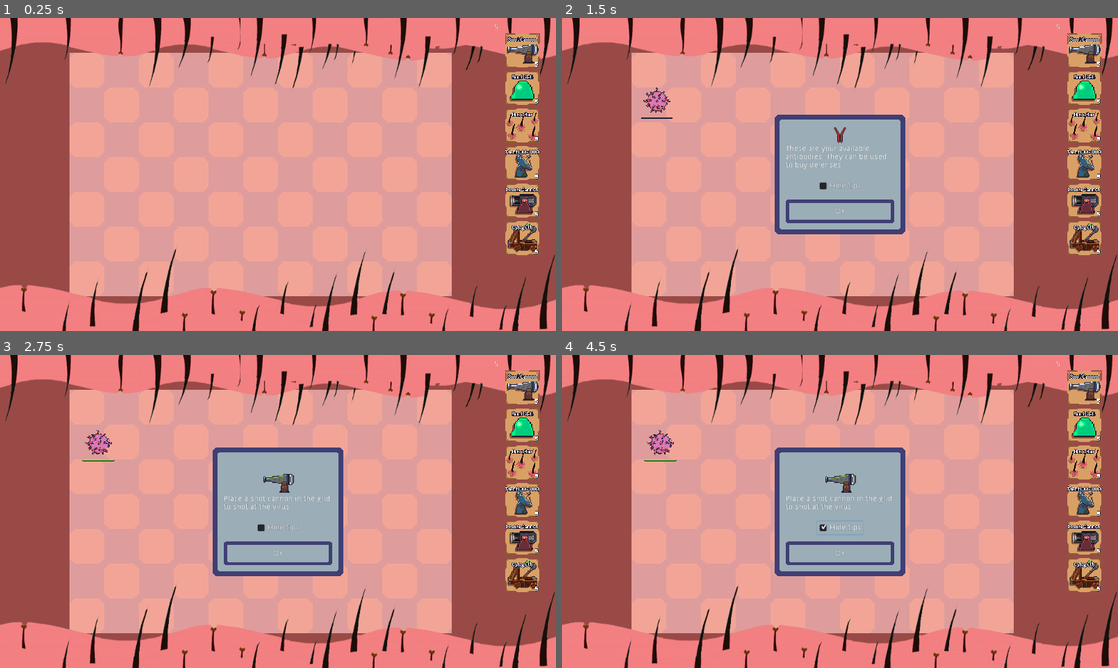
Above: before the commit, frames 1-4 (two rows, left to right).
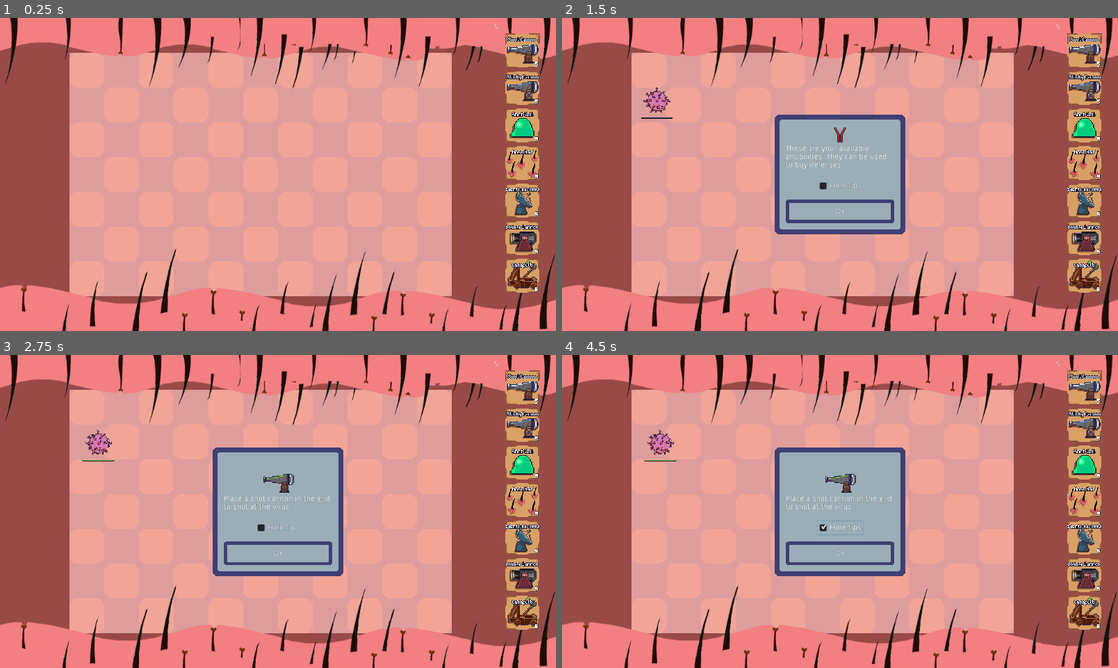
Above: after the commit, the same moments.

Repository: TeamKebab/GodotWildJam23
Game: Godot game, scene res://src/Main.tscn
The game is run twice, just before and just after one commit, with the same random seed, the same clock (stepped at 60 frames per second) and the same inputs.
Inputs (mouse positions are in pixels of both pictures, inside the frame that each line leads up to):
- Up to frame 1 (0.25 s): no input
- Up to frame 2 (1.5 s): click (1084, 86) at 0.52 s; click "Ok" at 1.25 s
- Up to frame 3 (2.75 s): click "Ok" at 2 s
- Up to frame 4 (4.5 s): click "Hide tips" at 2.75 s; click "Hide tips" at 3.5 s; click "Hide tips" at 4.25 s

The runs differ from the first frame. In frame 1, 2.2% of the frame differs, in the area x 90-98%, y 18-88%; in frame 2, 2.2%; in frame 3, 2.2%; in frame 4, 2.2%.

Commit message:
sticky cannon

Diff:
--- a/src/GUI.gd
+++ b/src/GUI.gd
@@ -3,10 +3,12 @@
 
 enum Defense {
 	SNOT_CANNON,
+	STICKY_CANNON,
 	SNOT_WALL,
 	HAIR,
 	IDENTIVID,
-	DOUBLE_CANNON
+	DOUBLE_CANNON,
+	CATAPULT
 }
 
 
@@ -23,9 +25,12 @@
 
 onready var buttons = {
 	Defense.SNOT_CANNON : button_container.find_node("CannonButton"),
+	Defense.STICKY_CANNON : button_container.find_node("StickyButton"),
 	Defense.SNOT_WALL : button_container.find_node("WallButton"),
 	Defense.HAIR : button_container.find_node("HairButton"),
 	Defense.IDENTIVID : button_container.find_node("IdentividButton"),
+	Defense.DOUBLE_CANNON : button_container.find_node("DoubleButton"),
+	Defense.CATAPULT : button_container.find_node("CatapultButton"),
 }
 
 func _ready() -> void:
--- a/src/Main.gd
+++ b/src/Main.gd
@@ -11,10 +11,12 @@
 
 enum Defense {
 	SNOT_CANNON,
+	STICKY_CANNON,
 	SNOT_WALL,
 	HAIR,
 	IDENTIVID,
-	DOUBLE_CANNON
+	DOUBLE_CANNON,
+	CATAPULT
 }
 
 
--- a/src/Main.tscn
+++ b/src/Main.tscn
@@ -1,7 +1,8 @@
-[gd_scene load_steps=25 format=2]
+[gd_scene load_steps=32 format=2]
 
 [ext_resource path="res://src/WaveSpawner.gd" type="Script" id=1]
 [ext_resource path="res://src/SpotSpawner.gd" type="Script" id=2]
+[ext_resource path="res://src/entities/defenses/StickyCannonPlaceholder.tscn" type="PackedScene" id=3]
 [ext_resource path="res://src/components/Grid.tscn" type="PackedScene" id=4]
 [ext_resource path="res://src/gui/AntibodiesCounter.gd" type="Script" id=5]
 [ext_resource path="res://src/GUI.gd" type="Script" id=6]
@@ -31,13 +32,6 @@
 [ext_resource path="res://src/resources/CatapultCardDisabled.tres" type="Texture" id=30]
 [ext_resource path="res://src/resources/CatapultCard.tres" type="Texture" id=31]
 
-
-[sub_resource type="StreamTexture" id=1]
-
-[sub_resource type="StreamTexture" id=2]
-
-[sub_resource type="StreamTexture" id=3]
-
 [node name="Game" type="Node"]
 script = ExtResource( 16 )
 
@@ -130,7 +124,7 @@
 [node name="ButtonContainer" type="VBoxContainer" parent="GUI/ToolBar/VBoxContainer"]
 margin_top = 18.0
 margin_right = 104.0
-margin_bottom = 176.0
+margin_bottom = 496.0
 size_flags_horizontal = 3
 custom_constants/separation = 5
 
@@ -150,15 +144,31 @@
 texture_focused = ExtResource( 18 )
 placeholder_type = ExtResource( 8 )
 
+[node name="StickyButton" parent="GUI/ToolBar/VBoxContainer/ButtonContainer" instance=ExtResource( 7 )]
+anchor_left = 0.0
+anchor_top = 0.0
+anchor_right = 0.0
+anchor_bottom = 0.0
+margin_left = 20.0
+margin_top = 69.0
+margin_right = 84.0
+margin_bottom = 133.0
+texture_normal = ExtResource( 25 )
+texture_pressed = ExtResource( 25 )
+texture_hover = ExtResource( 25 )
+texture_disabled = ExtResource( 24 )
+texture_focused = ExtResource( 25 )
+placeholder_type = ExtResource( 3 )
+
 [node name="WallButton" parent="GUI/ToolBar/VBoxContainer/ButtonContainer" instance=ExtResource( 7 )]
 anchor_left = 0.0
 anchor_top = 0.0
 anchor_right = 0.0
 anchor_bottom = 0.0
 margin_left = 20.0
-margin_top = 69.0
-margin_right = 84.0
-margin_bottom = 133.0
+margin_top = 138.0
+margin_right = 84.0
+margin_bottom = 202.0
 texture_normal = ExtResource( 21 )
 texture_pressed = ExtResource( 21 )
 texture_hover = ExtResource( 21 )
@@ -171,10 +181,10 @@
 anchor_top = 0.0
 anchor_right = 0.0
 anchor_bottom = 0.0
-margin_left = 52.0
-margin_top = 138.0
-margin_right = 52.0
-margin_bottom = 138.0
+margin_left = 20.0
+margin_top = 207.0
+margin_right = 84.0
+margin_bottom = 271.0
 texture_normal = ExtResource( 23 )
 texture_pressed = ExtResource( 23 )
 texture_hover = ExtResource( 23 )
@@ -187,10 +197,10 @@
 anchor_top = 0.0
 anchor_right = 0.0
 anchor_bottom = 0.0
-margin_left = 52.0
-margin_top = 143.0
-margin_right = 52.0
-margin_bottom = 143.0
+margin_left = 20.0
+margin_top = 276.0
+margin_right = 84.0
+margin_bottom = 340.0
 texture_normal = ExtResource( 29 )
 texture_pressed = ExtResource( 29 )
 texture_hover = ExtResource( 29 )
@@ -203,10 +213,10 @@
 anchor_top = 0.0
 anchor_right = 0.0
 anchor_bottom = 0.0
-margin_left = 52.0
-margin_top = 148.0
-margin_right = 52.0
-margin_bottom = 148.0
+margin_left = 20.0
+margin_top = 345.0
+margin_right = 84.0
+margin_bottom = 409.0
 texture_normal = ExtResource( 27 )
 texture_pressed = ExtResource( 27 )
 texture_hover = ExtResource( 27 )
@@ -219,10 +229,10 @@
 anchor_top = 0.0
 anchor_right = 0.0
 anchor_bottom = 0.0
-margin_left = 52.0
-margin_top = 158.0
-margin_right = 52.0
-margin_bottom = 158.0
+margin_left = 20.0
+margin_top = 414.0
+margin_right = 84.0
+margin_bottom = 478.0
 texture_normal = ExtResource( 31 )
 texture_pressed = ExtResource( 31 )
 texture_hover = ExtResource( 31 )
--- /dev/null
+++ b/src/components/SlowedStatus.gd
@@ -0,0 +1,20 @@
+extends Timer
+
+
+signal status_ended(status)
+
+
+var velocity_factor: float = 0.5
+var duration: float = 3
+
+
+func start_status(entity) -> void:
+	start(duration)
+	entity.velocity *= velocity_factor
+
+	yield(self, "timeout")
+
+	entity.velocity /= velocity_factor
+	emit_signal("status_ended", self)
+
+	queue_free()
--- /dev/null
+++ b/src/components/SlowedStatus.tscn
@@ -0,0 +1,6 @@
+[gd_scene load_steps=2 format=2]
+
+[ext_resource path="res://src/components/SlowedStatus.gd" type="Script" id=1]
+
+[node name="Timer" type="Timer"]
+script = ExtResource( 1 )
--- a/src/entities/defenses/Bullet.gd
+++ b/src/entities/defenses/Bullet.gd
@@ -19,7 +19,6 @@
 
 func _physics_process(delta) -> void:
 	var collision = move_and_collide(direction * VELOCITY * delta)
-
 	rotate(delta * rotation_speed)
 
 func _on_hitbox_area_entered(hurtbox: Area2D) -> void:
@@ -31,7 +30,11 @@
 	if "revealed" in virus and not virus.revealed:
 		return
 
-	virus.hp -= damage
+	_do_damage(virus)
 
 	# TODO play animation & wait for end
 	queue_free()
+
+
+func _do_damage(virus):
+	virus.hp -= damage
--- a/src/entities/defenses/Cannon.gd
+++ b/src/entities/defenses/Cannon.gd
@@ -1,7 +1,6 @@
 extends Defense
 
-const Bullet = preload("res://src/entities/defenses/Bullet.tscn")
-
+export(PackedScene) var bullet_type =  preload("res://src/entities/defenses/Bullet.tscn")
 export var cooldown: float = 3
 
 var targets : Array = []
@@ -32,7 +31,7 @@
 
 	yield(sprite, "animation_finished")
 
-	var bullet = Bullet.instance()
+	var bullet = bullet_type.instance()
 	bullet.position.x = -32
 	bullet.direction = Vector2.LEFT
 	self.add_child(bullet)
--- a/src/entities/defenses/Cannon.tscn
+++ b/src/entities/defenses/Cannon.tscn
@@ -3,7 +3,6 @@
 [ext_resource path="res://src/entities/defenses/Cannon.gd" type="Script" id=1]
 [ext_resource path="res://src/components/DetectionBox.tscn" type="PackedScene" id=2]
 [ext_resource path="res://src/entities/defenses/Defense.tscn" type="PackedScene" id=3]
-
 
 [sub_resource type="RectangleShape2D" id=1]
 extents = Vector2( 32, 18 )
--- a/src/entities/defenses/Defense.gd
+++ b/src/entities/defenses/Defense.gd
@@ -1,4 +1,4 @@
-extends KinematicBody2D
+extends StaticBody2D
 class_name Defense
 
 
--- a/src/entities/defenses/Defense.tscn
+++ b/src/entities/defenses/Defense.tscn
@@ -11,7 +11,7 @@
 [sub_resource type="RectangleShape2D" id=2]
 extents = Vector2( 10, 14 )
 
-[node name="Defense" type="KinematicBody2D"]
+[node name="Defense" type="StaticBody2D"]
 collision_layer = 2147483656
 collision_mask = 0
 script = ExtResource( 1 )
--- a/src/entities/defenses/Hair.tscn
+++ b/src/entities/defenses/Hair.tscn
@@ -27,7 +27,6 @@
 extents = Vector2( 32, 32 )
 
 [node name="Hair" instance=ExtResource( 1 )]
-collision_layer = 2147483648
 script = ExtResource( 2 )
 
 [node name="CollisionShape2D" parent="." index="0"]
--- /dev/null
+++ b/src/entities/defenses/StickyBullet.gd
@@ -0,0 +1,19 @@
+extends "res://src/entities/defenses/Bullet.gd"
+
+const SlowedStatus = preload("res://src/components/SlowedStatus.tscn")
+
+
+export var speed_factor : float = 0.5
+export var duration : float = 3
+
+onready var timer : Timer = $Timer
+
+
+func _do_damage(virus):
+	._do_damage(virus)
+
+	var status = SlowedStatus.instance()
+	status.velocity_factor = speed_factor
+	status.duration = duration
+
+	virus.set_status(status)
--- /dev/null
+++ b/src/entities/defenses/StickyBullet.tscn
@@ -0,0 +1,17 @@
+[gd_scene load_steps=4 format=2]
+
+[ext_resource path="res://src/entities/defenses/Bullet.tscn" type="PackedScene" id=1]
+[ext_resource path="res://src/entities/defenses/StickyBullet.gd" type="Script" id=2]
+[ext_resource path="res://assets/sprites/sticky-shot.png" type="Texture" id=3]
+
+[node name="StickyBullet" instance=ExtResource( 1 )]
+script = ExtResource( 2 )
+damage = 1.0
+rotation_speed = 1
+
+[node name="Sprite" parent="." index="0"]
+texture = ExtResource( 3 )
+
+[node name="Timer" type="Timer" parent="." index="3"]
+
+[editable path="HitBox"]
--- /dev/null
+++ b/src/entities/defenses/StickyCannon.tscn
@@ -0,0 +1,86 @@
+[gd_scene load_steps=16 format=2]
+
+[ext_resource path="res://src/entities/defenses/Cannon.tscn" type="PackedScene" id=1]
+[ext_resource path="res://src/entities/defenses/StickyBullet.tscn" type="PackedScene" id=2]
+[ext_resource path="res://assets/sprites/cannon-sticky-animation.png" type="Texture" id=3]
+
+[sub_resource type="RectangleShape2D" id=1]
+extents = Vector2( 30, 30 )
+
+[sub_resource type="AtlasTexture" id=2]
+atlas = ExtResource( 3 )
+region = Rect2( 384, 0, 128, 64 )
+
+[sub_resource type="AtlasTexture" id=3]
+atlas = ExtResource( 3 )
+region = Rect2( 0, 0, 128, 64 )
+
+[sub_resource type="AtlasTexture" id=4]
+atlas = ExtResource( 3 )
+region = Rect2( 128, 0, 128, 64 )
+
+[sub_resource type="AtlasTexture" id=5]
+atlas = ExtResource( 3 )
+region = Rect2( 256, 0, 128, 64 )
+
+[sub_resource type="AtlasTexture" id=6]
+atlas = ExtResource( 3 )
+region = Rect2( 384, 0, 128, 64 )
+
+[sub_resource type="AtlasTexture" id=7]
+atlas = ExtResource( 3 )
+region = Rect2( 512, 0, 128, 64 )
+
+[sub_resource type="AtlasTexture" id=8]
+atlas = ExtResource( 3 )
+region = Rect2( 640, 0, 128, 64 )
+
+[sub_resource type="AtlasTexture" id=9]
+atlas = ExtResource( 3 )
+region = Rect2( 768, 0, 128, 64 )
+
+[sub_resource type="SpriteFrames" id=10]
+animations = [ {
+"frames": [ SubResource( 2 ) ],
+"loop": true,
+"name": "idle",
+"speed": 5.0
+}, {
+"frames": [ SubResource( 3 ), SubResource( 4 ), SubResource( 5 ), SubResource( 6 ) ],
+"loop": false,
+"name": "charge",
+"speed": 5.0
+}, {
+"frames": [ SubResource( 7 ), SubResource( 8 ), SubResource( 9 ) ],
+"loop": false,
+"name": "shot",
+"speed": 15.0
+} ]
+
+[sub_resource type="RectangleShape2D" id=11]
+extents = Vector2( 32, 18 )
+
+[sub_resource type="RectangleShape2D" id=12]
+extents = Vector2( 224, 15 )
+
+[node name="StickyCannon" instance=ExtResource( 1 )]
+bullet_type = ExtResource( 2 )
+cooldown = 2.0
+
+[node name="CollisionShape2D" parent="." index="0"]
+shape = SubResource( 1 )
+
+[node name="Sprite" parent="." index="1"]
+frames = SubResource( 10 )
+animation = "idle"
+frame = 0
+
+[node name="CollisionShape2D" parent="HurtBox" index="0"]
+shape = SubResource( 11 )
+
+[node name="CollisionShape2D" parent="DetectionBox" index="0"]
+shape = SubResource( 12 )
+
+[editable path="HurtBox"]
+
+[editable path="DetectionBox"]
--- /dev/null
+++ b/src/entities/defenses/StickyCannonPlaceholder.tscn
@@ -0,0 +1,23 @@
+[gd_scene load_steps=6 format=2]
+
+[ext_resource path="res://src/components/Placeholder.tscn" type="PackedScene" id=1]
+[ext_resource path="res://src/entities/defenses/StickyCannon.tscn" type="PackedScene" id=2]
+[ext_resource path="res://assets/sprites/cannon-sticky-animation.png" type="Texture" id=3]
+
+[sub_resource type="AtlasTexture" id=1]
+atlas = ExtResource( 3 )
+region = Rect2( 384, 0, 128, 64 )
+
+[sub_resource type="RectangleShape2D" id=2]
+extents = Vector2( 30, 30 )
+
+[node name="Placeholder" instance=ExtResource( 1 )]
+entity = ExtResource( 2 )
+price = 2
+
+[node name="Sprite" parent="." index="0"]
+position = Vector2( -34, -10 )
+texture = SubResource( 1 )
+
+[node name="CollisionShape2D" parent="." index="1"]
+shape = SubResource( 2 )
--- a/src/entities/virus/Firevid.tscn
+++ b/src/entities/virus/Firevid.tscn
@@ -73,8 +73,8 @@
 max_vertical_movement = 0
 
 [node name="Sprite" parent="." index="0"]
-frames = SubResource( 1 )
-frame = 4
+frames = SubResource( 12 )
+frame = 2
 
 [node name="CollisionShape2D" parent="." index="1"]
 position = Vector2( 2, 0 )
--- a/src/entities/virus/Virus.gd
+++ b/src/entities/virus/Virus.gd
@@ -25,6 +25,8 @@
 var freq: float = freq_min
 var base_y: float = 0
 var win_x: float = 0
+var statuses: Array = []
+
 
 onready var antibodies_container : Node2D = find_parent("Game").find_node("AntiBodies")
 onready var hitbox : Area2D = $HitBox
@@ -54,6 +56,23 @@
 
 	if hp <= 0:
 		_die()
+
+
+func set_status(status) -> void:
+	add_child(status)
+
+	if statuses.empty():
+		sprite.modulate = Color(0.3, 0.3, 1)
+
+	statuses.append(status)
+	status.start_status(self)
+
+	yield(status, "status_ended")
+
+	statuses.erase(status)
+
+	if statuses.empty():
+		sprite.modulate = Color(1, 1, 1)
 
 
 func _physics_process(delta):
Binary file added: assets/sprites/cannon-sticky-animation.png
Not shown, added: assets/sprites/cannon-sticky-animation.png.import
Binary file added: assets/sprites/sticky-shot.png
Not shown, added: assets/sprites/sticky-shot.png.import
Not shown: 2 places in src/entities/defenses/Hair.tscn that only renumber resources
Not shown: 1 places in src/entities/virus/Firevid.tscn that only renumber resources
